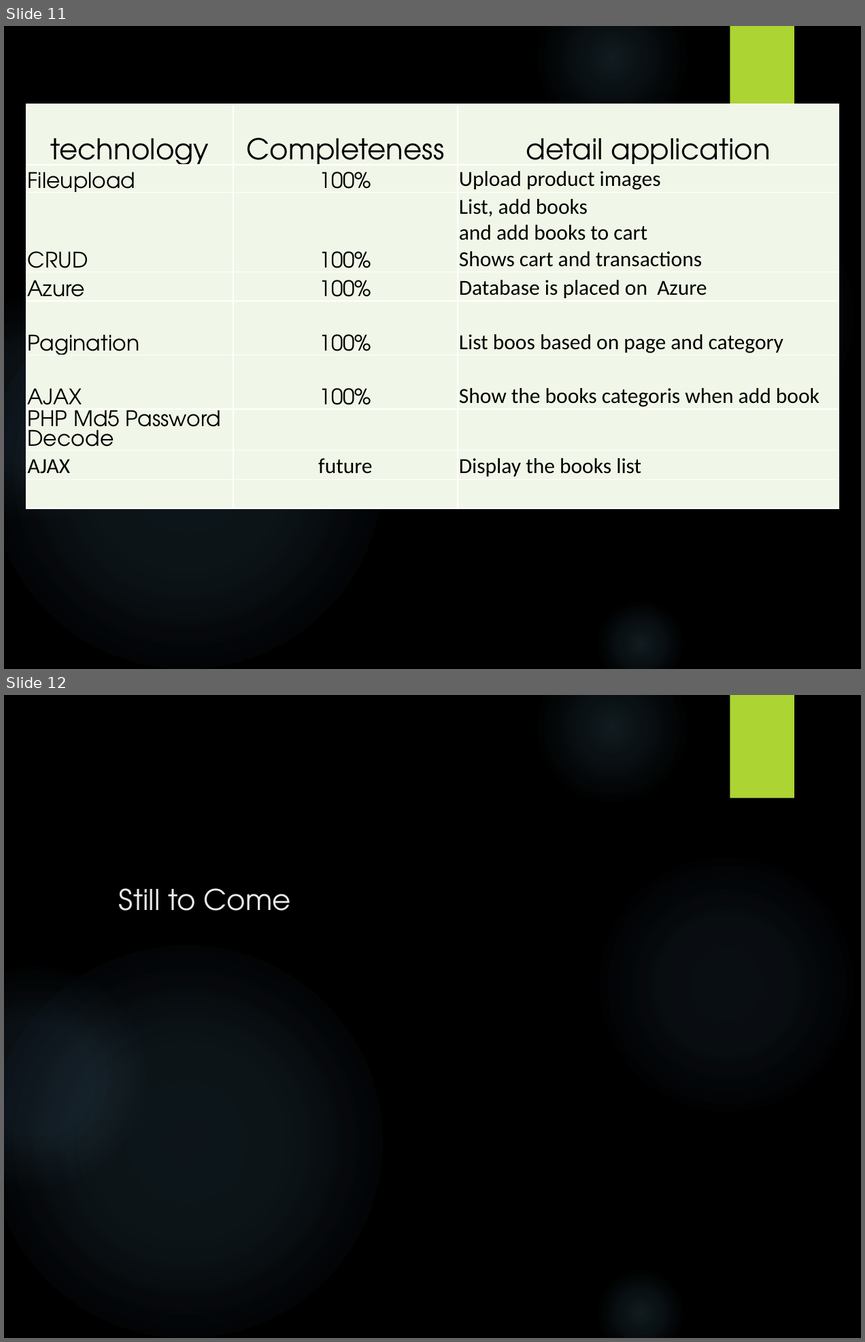
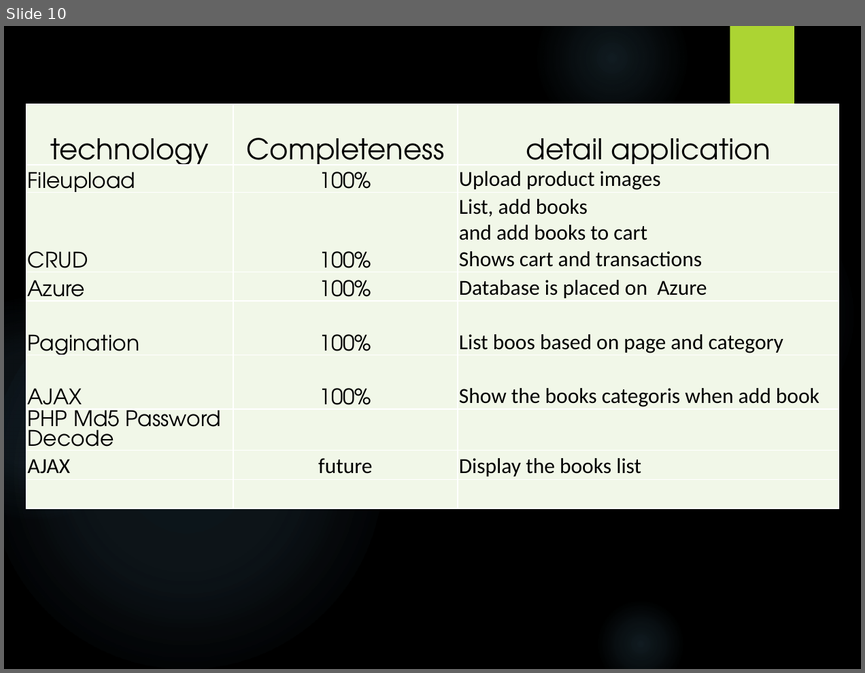
Before and after one commit to daviddongguo/BookstorePHP, a slide deck: Project Presentation_dongguo.pptx. Shown one above the other, each under a label of ours: slides 11 and 12 before the commit, slide 10 after it. The pictures are 865x1342 and 865x673 pixels, drawn with LibreOffice and Linux fonts; fonts in the diff are those of the drawing; background and template pictures are left out. Boxes give left, top, right and bottom in pixels: in the first picture for what was removed or moved away, otherwise in the second. Text is boxed around its words. In the diff, an @@ line names an element or a change of style, - is before the commit and + after.

```diff
--- a/Project Presentation_dongguo.pptx
+++ b/Project Presentation_dongguo.pptx
@@ slide 12 removed at [4,695,861,1338], background picture (left out); not listed: 6 template elements that a slide beside it also shows @@
@@ title removed at [119,888,290,911] @@
-Still to Come
@@ what was slide 11 is now slide 10 @@
```
Also in this commit, not shown: 2 slides changed, 2 slides added, 3 other slides removed.
